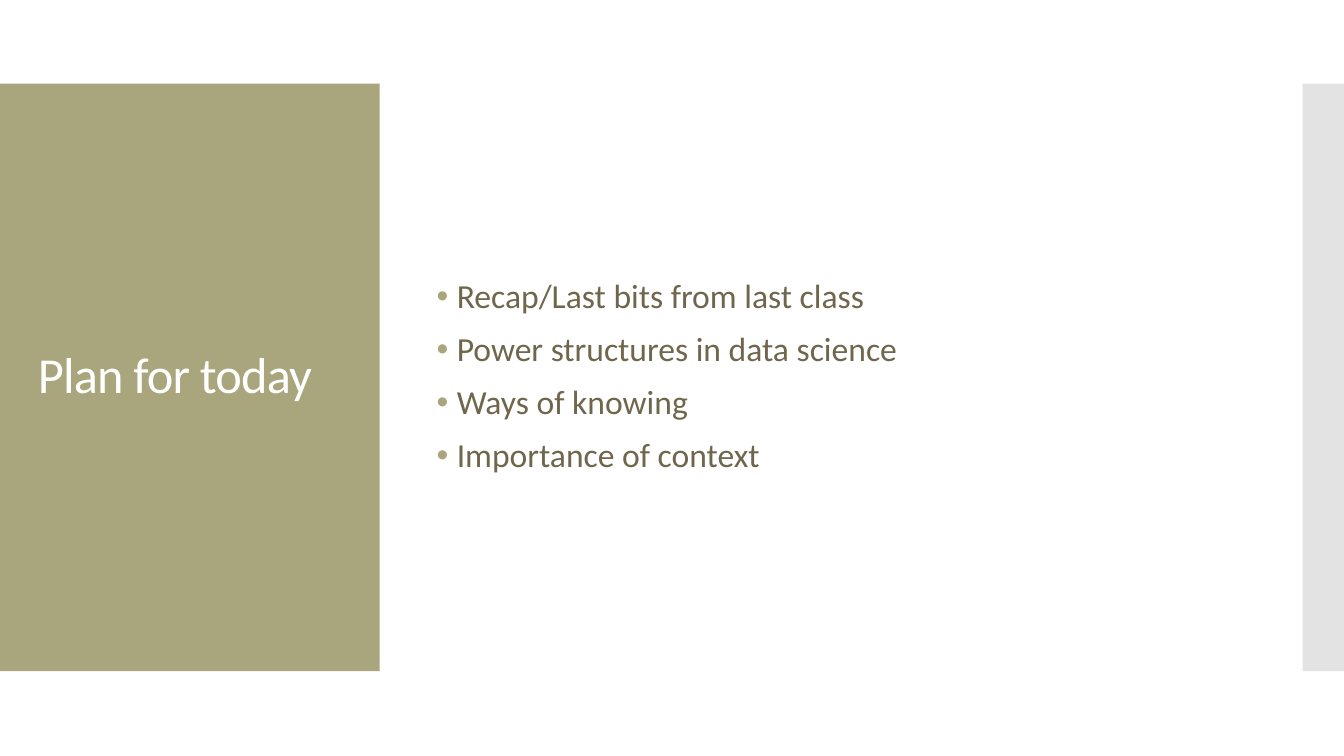
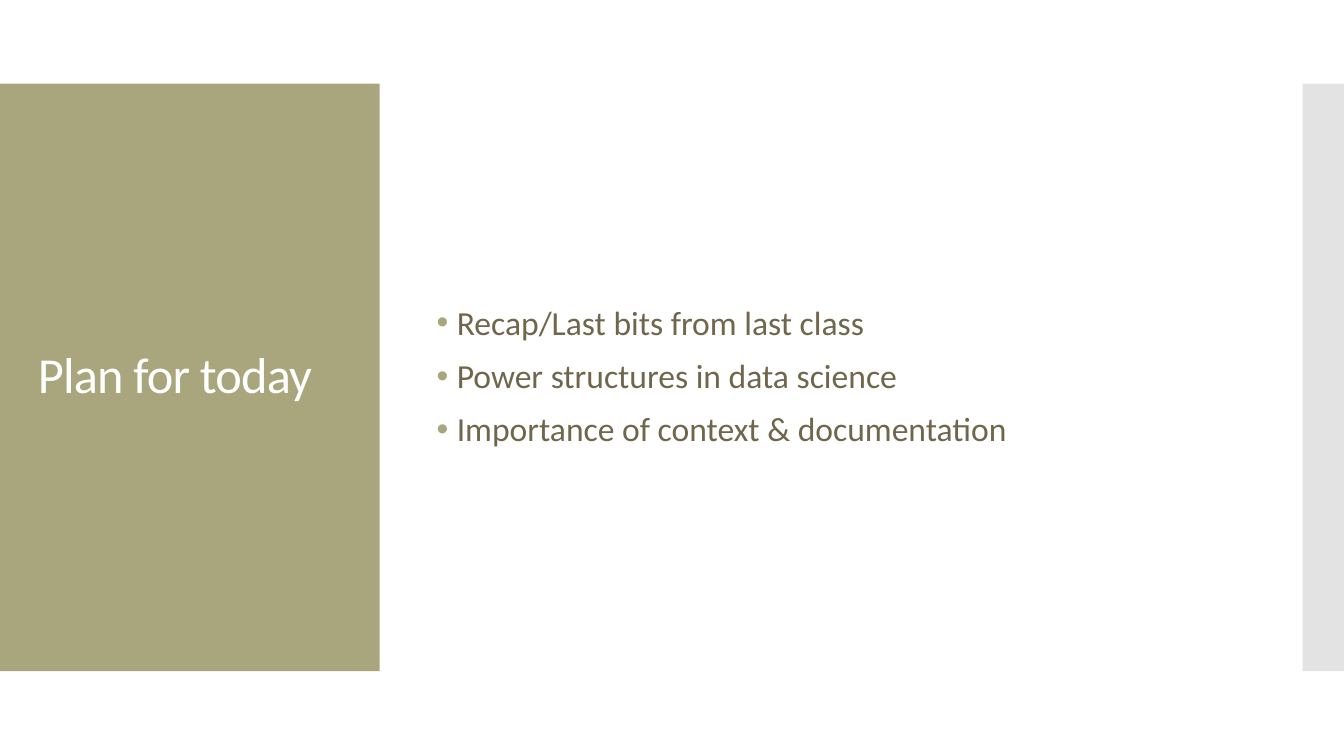
Before and after one commit to amosca01/SDS-CSC109, a slide deck: slide 2 of slides/02-data-feminism.pptx. Drawn at 1344x756 pixels with LibreOffice and Linux fonts; fonts in the diff are those of the drawing. Boxes give left, top, right and bottom in pixels: in the first picture for what was removed or moved away, otherwise in the second. Text is boxed around its words. In the diff, an @@ line names an element or a change of style, - is before the commit and + after.

Commit message:
slides

```diff
--- a/slides/02-data-feminism.pptx
+++ b/slides/02-data-feminism.pptx
@@ text at (x1=457, y1=417, x2=1007, y2=447): text changed @@
-• Ways of knowing
-• Importance of context
+• Importance of context & documentation
```
Also in this commit, not shown: 4 other files.
